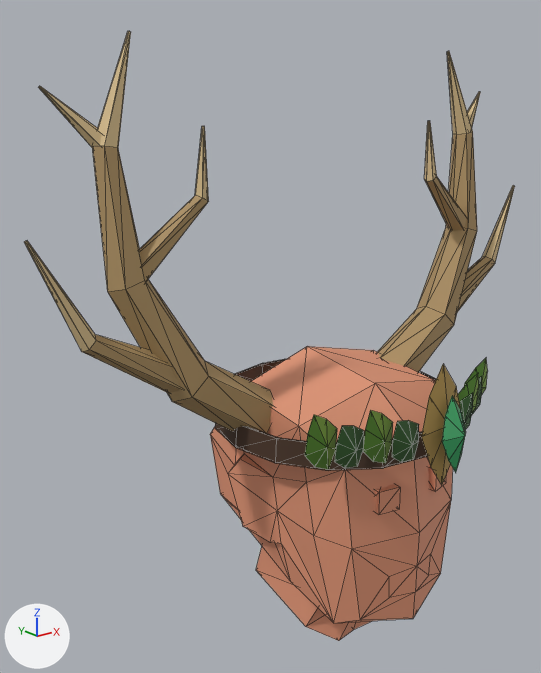
Before and after pictures for a commit that changed the glTF model wov-web/static/assets/models/armor/wildwarden/wildwarden_crown.glb.
Rendered twice from a camera (50 mm lens) standing at (-0.582, -0.6, 2.074) and looking at (-0.065, 0.046, 1.816). The axes (+X, +Y, +Z) are drawn at lower left. The lights are the same throughout. The picture after the commit comes second. Mesh edges are drawn as thin lines. Vertices at exactly the same position are counted once.

Script lines for the objects in view, before the commit:
```python
me_wov_wildwarden_head = bpy.data.meshes.new('WoV_Wildwarden_Head')
me_wov_wildwarden_head.from_pydata(...)  # 408 vertices, 728 faces; spans x -0.351..0.351, y -0.185..0.149, z 1.435..2.135
me_wov_wildwarden_head.materials.append(mat_wildwarden_skin)  # beige #de9474
me_wov_wildwarden_head.materials.append(mat_wildwarden_bark_dark)  # brown #473021
me_wov_wildwarden_head.materials.append(mat_wildwarden_antler)  # brown #ad9163
me_wov_wildwarden_head.materials.append(mat_wildwarden_antler_tip)  # beige #d7bd8d
me_wov_wildwarden_head.materials.append(mat_wildwarden_leaf_dark)  # dark green #2e5724
me_wov_wildwarden_head.materials.append(mat_wildwarden_leaf)  # green #508026
me_wov_wildwarden_head.materials.append(mat_wildwarden_leaf_light)  # green #779d35
me_wov_wildwarden_head.materials.append(mat_wildwarden_gold)  # brown #b19352
me_wov_wildwarden_head.materials.append(mat_wildwarden_jade)  # green #399e60
ob_wov_wildwarden_head = bpy.data.objects.new('WoV_Wildwarden_Head', me_wov_wildwarden_head)
ob_wov_wildwarden_head.location = (0.0, 0.0, 0.0)
```
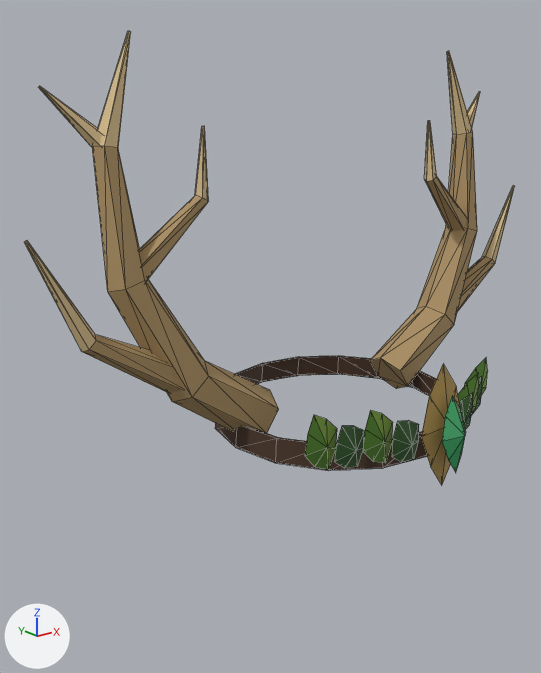
Commit message: Website: preserve the Druid head under Wildwarden armor

The change, as a diff of the scene's bpy script:
```diff
--- a/wov-web/static/assets/models/armor/wildwarden/wildwarden_crown.glb.py
+++ b/wov-web/static/assets/models/armor/wildwarden/wildwarden_crown.glb.py
@@ me_wov_wildwarden_head @@
 # used by ob_wov_wildwarden_head; location = (0.0, 0.0, 0.0)
-me_wov_wildwarden_head.from_pydata(...)  # 408 vertices, 728 faces; spans x -0.351..0.351, y -0.185..0.149, z 1.435..2.135
-me_wov_wildwarden_head.materials.append(mat_wildwarden_skin)  # beige #de9474
+me_wov_wildwarden_head.from_pydata(...)  # 320 vertices, 568 faces; spans x -0.351..0.351, y -0.185..0.149, z 1.69..2.135
+# me_wov_wildwarden_head part 1: the loose piece of 72 vertices spanning x -0.134..0.134, y -0.135..0.123, z 1.435..1.789 is deleted
+# me_wov_wildwarden_head part 2: the loose piece of 8 vertices spanning x -0.054..-0.026, y -0.128..-0.097, z 1.658..1.684 is deleted
+# me_wov_wildwarden_head part 3: the loose piece of 8 vertices spanning x 0.03..0.058, y -0.128..-0.097, z 1.658..1.684 is deleted
 me_wov_wildwarden_head.materials.append(mat_wildwarden_bark_dark)
```

Where the change shows, as pixel boxes (x1, y1, x2, y2) in the pictures (541 x 673 px):
'WoV_Wildwarden_Head', reshaped (26% shorter)
    before: (24, 31, 515, 641)
    after: (24, 31, 515, 485)
part 1 of me_wov_wildwarden_head, deleted
    before: (210, 346, 453, 641)
part 2 of me_wov_wildwarden_head, deleted (beige)
    before: (375, 484, 400, 515)
part 3 of me_wov_wildwarden_head, deleted
    before: (428, 466, 447, 492)
